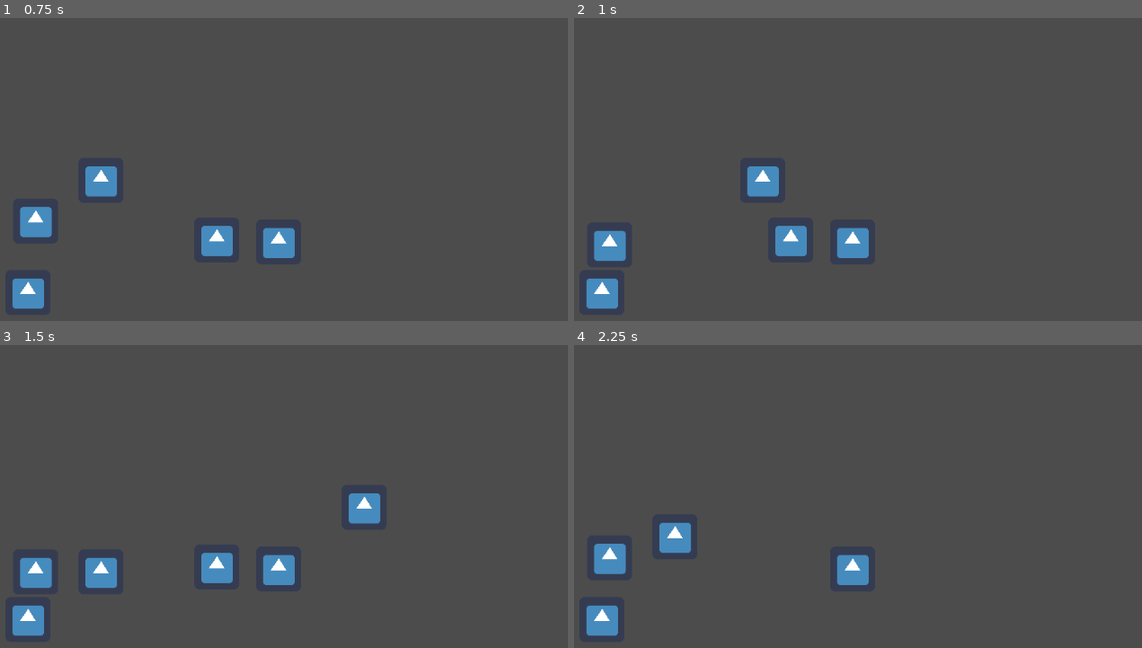
Above: before the commit, frames 1-4 (two rows, left to right).
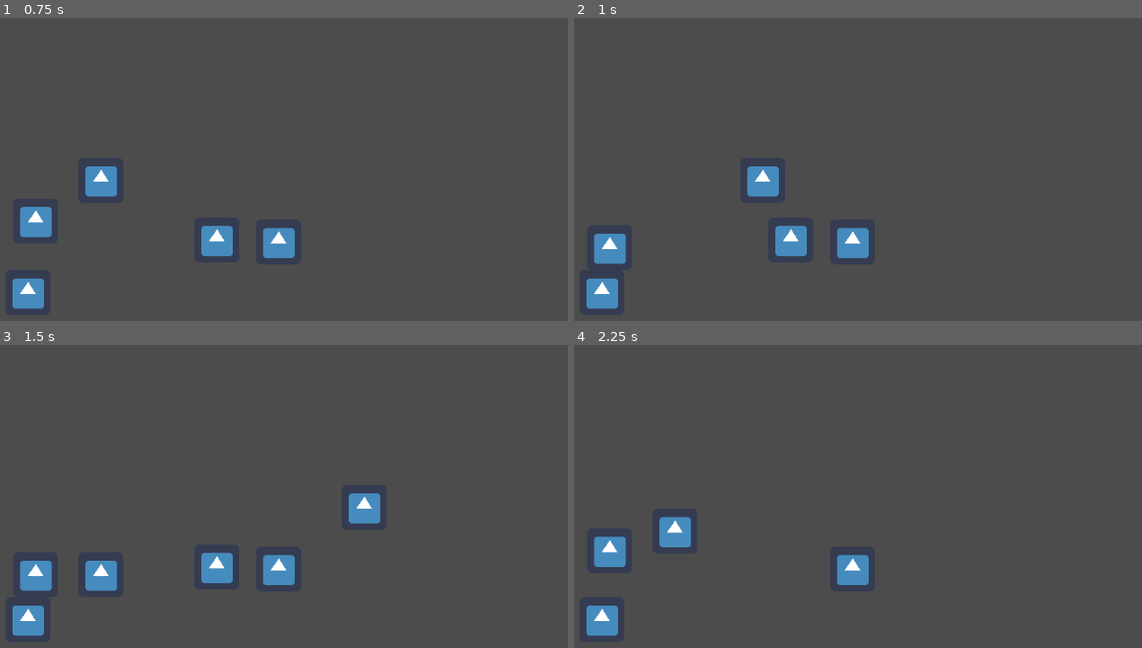
Above: after the commit, the same moments.

Repository: Gravedigger7789/spider-scramble
Game: Godot game, scene res://main.tscn
Same seed, same stepped clock (60 frames per second), same inputs: the game is played once before the commit and once after it. The engine's default icon, where the game draws it, is replaced by a stand-in: a white triangle on a blue panel in a dark square.
Inputs:
- Up to frame 1 (0.75 s): tap Z (attack) at 0.6 s
- Up to frame 2 (1 s): tap Up (jump) at 0.77 s
- Up to frame 3 (1.5 s): tap Z (attack) at 1.35 s
- Up to frame 4 (2.25 s): tap Up (jump) at 1.52 s; tap Z (attack) at 2.1 s

Frame 1 is identical in both runs. In frame 2, 0.2% of the frame differs, in the area x 3-10%, y 70-82%; in frame 3, 0.3%; in frame 4, 0.7%, in the area x 3-21%, y 56-76%.

Commit message:
Fixed some syntax

Diff:
--- a/src/Actors/Player.gd
+++ b/src/Actors/Player.gd
@@ -1,10 +1,11 @@
 extends KinematicBody2D
 class_name Player
 
-const JUMP_SPEED := 380
-const TERMINAL_VELOCITY := 500
+const JUMP_SPEED := 400.0
+const TERMINAL_VELOCITY := 500.0
 
 var velocity := Vector2()
+
 
 onready var gravity: int = ProjectSettings.get_setting("physics/2d/default_gravity")
 onready var weapon: Weapon = $Weapon
--- a/src/Actors/Player.tscn
+++ b/src/Actors/Player.tscn
@@ -4,9 +4,8 @@
 [ext_resource path="res://src/Actors/Player.gd" type="Script" id=2]
 [ext_resource path="res://src/Weapons/Weapon.tscn" type="PackedScene" id=3]
 
-[sub_resource type="CapsuleShape2D" id=1]
-radius = 32.0
-height = 8.0
+[sub_resource type="RectangleShape2D" id=1]
+extents = Vector2( 32, 32 )
 
 [node name="KinematicBody2D" type="KinematicBody2D"]
 script = ExtResource( 2 )
--- a/src/Weapons/Projectile.gd
+++ b/src/Weapons/Projectile.gd
@@ -3,6 +3,7 @@
 
 const SPEED := 500.0
 const ENEMY_LAYER := 2
+
 
 func _physics_process(delta: float) -> void:
 	position.x += SPEED * delta
--- a/src/Weapons/Weapon.gd
+++ b/src/Weapons/Weapon.gd
@@ -4,6 +4,7 @@
 const Projectile := preload("res://src/Weapons/Projectile.tscn")
 
 onready var cooldown_timer: Timer = $Cooldown
+
 
 func attack() -> void:
 	if cooldown_timer.is_stopped():
Not shown, changed: icon.png.import
